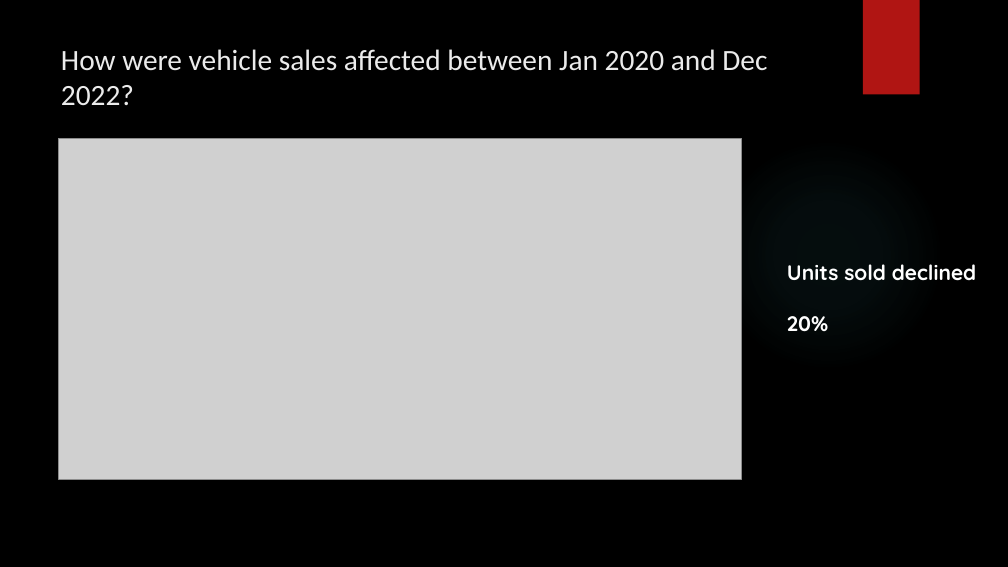
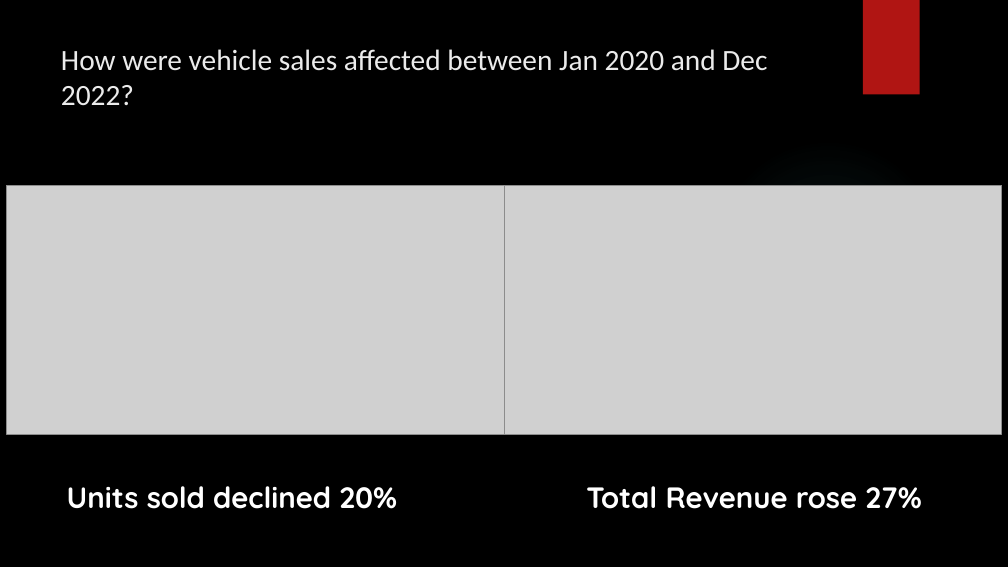
Before and after one commit to T800-101A/Impact_Vehicule_COVID-19, a slide deck: slide 2 of Project 1 Presentation .pptx. Drawn at 1008x567 pixels with LibreOffice and Linux fonts; fonts in the diff are those of the drawing; grey boxes stand for pictures; background and template pictures are left out. Boxes give left, top, right and bottom in pixels: in the first picture for what was removed or moved away, otherwise in the second. Text is boxed around its words. In the diff, an @@ line names an element or a change of style, - is before the commit and + after.

```diff
--- a/Project 1 Presentation .pptx
+++ b/Project 1 Presentation .pptx
@@ picture: place and size @@
-picture at [59,138,742,479]
+picture at [6,185,504,434]
@@ picture added at [504,185,1002,434] @@
@@ text "Units sold declined 20%": place and size @@
-text "Units sold declined 20%" at [787,264,977,332]
+text "Units sold declined 20%" at [67,486,397,509]
@@ text "Units sold declined 20%" at [67,486,397,509]: size 20 to 28 pt @@
@@ text added at [586,486,921,509], 28 pt, text #FFFFFF, bold @@
+Total Revenue rose 27%
```
Also in this commit, not shown: 1 slide removed.
